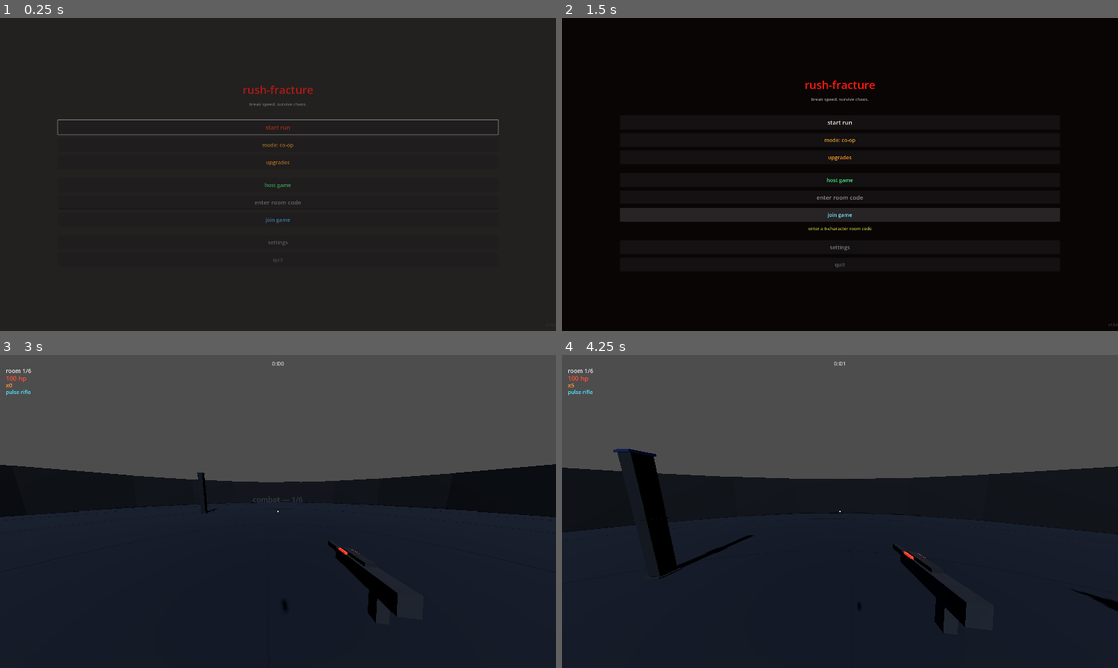
Above: before the commit, frames 1-4 (two rows, left to right).
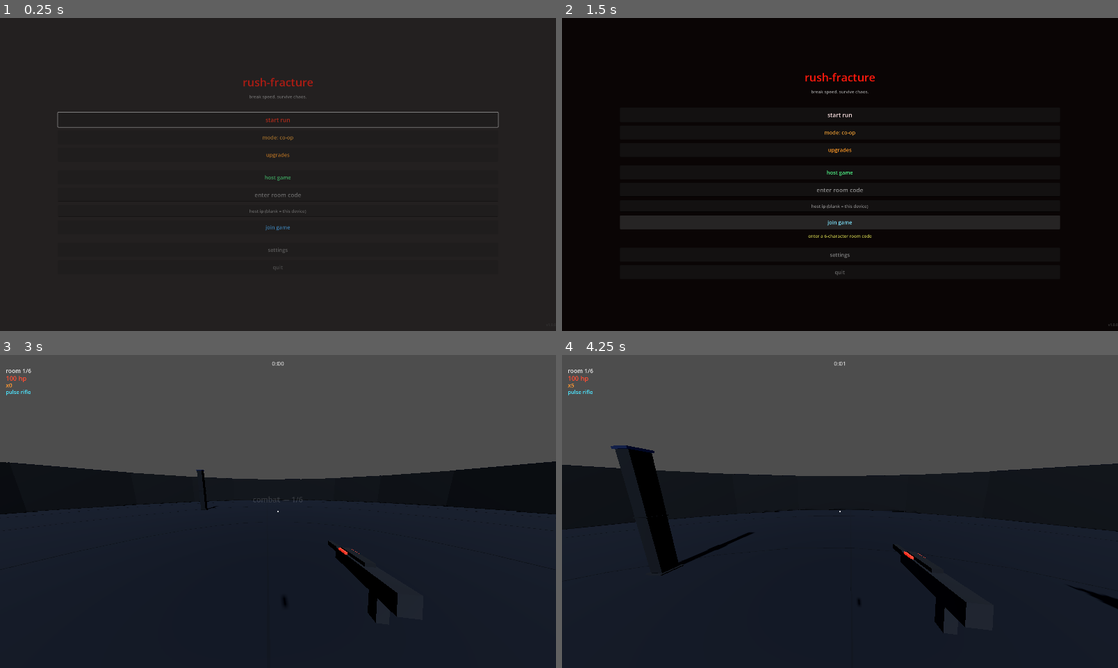
Above: after the commit, the same moments.

Repository: anshuman-krishna/rush-fracture
Game: Godot game, scene res://scenes/main_menu.tscn
Same seed, same stepped clock (60 frames per second), same inputs: the game is played once before the commit and once after it.
Inputs (mouse positions are in pixels of both pictures, inside the frame that each line leads up to):
- Up to frame 1 (0.25 s): no input
- Up to frame 2 (1.5 s): click "host game" at 0.5 s; click "join game" at 1.25 s
- Up to frame 3 (3 s): click "start run" at 2 s; tap Enter at 2.75 s; move the mouse to (305, 511) at 2.77 s; hold W (move_forward) from 2.78 s (still down); tap Shift (dash) at 2.85 s
- Up to frame 4 (4.25 s): keep holding W (move_forward); tap Space (jump) at 3.02, 3.77 s; move the mouse to (812, 511) at 3.52 s; click (812, 511) at 3.6 s

The runs differ from the first frame. In frame 1, 1.7% of the frame differs, in the area x 10-90%, y 19-81%; in frame 2, 4.0%, in the area x 10-90%, y 17-83%; in frame 3, 1.5%; in frame 4, 1.6%.

Commit message:
Fix critical multiplayer, fracture, and elite-room bugs; add deep-dive docs
Rebuild pass 1 of REMAINING.md's critical bugs list:

- Multiplayer join now accepts a real host IP (main_menu IpInput field);
  hosting surfaces the host's LAN IPv4 to share alongside the room code.
  Previously join_by_code() silently defaulted to 127.0.0.1 with no way
  to enter an address, so cross-machine play never actually worked.
- PvP damage is now host-authoritative and actually propagates over the
  network: non-host peers request damage via RPC to the host, which
  applies and rebroadcasts the result to everyone. Previously damage was
  applied only to the caller's local state with no RPC ever sent, so
  PvP silently desynced between real players. Removed the now-redundant
  elimination/match-over RPCs superseded by this change.
- HealthComponent's client-to-host damage RPC now clamps and rate-limits
  incoming damage, closing the trivial one-shot-any-enemy cheat vector
  (full validation against attacker loadout is a larger follow-up).
- Fixed the DOUBLE_SPEED_ENEMIES fracture reverting speed on enemies that
  were never buffed (anything spawned mid-fracture got wrongly halved).
- Fixed the chain-reaction kill explosion aiming from camera crosshair
  instead of the killed enemy's position (kill_position now flows through
  the enemy_killed signal chain instead of being re-derived from aim).
- ELITE_CHAMBER rooms now actually spawn elite enemies (previously only
  plain ELITE rooms set is_elite, chambers got the harder composition
  table but no elite stat bump).
- debug_overlay.gd (F3) now gated behind OS.is_debug_build() so it can't
  leak run/network internals in a release export.
- Removed noise print() calls; gated the useful network diagnostic prints
  behind a debug-only helper. Removed dead commented-out input code and
  translated two leftover non-English comments.
- Corrected an earlier finding: ENEMY_DUPLICATION fracture is not dead,
  it's wired through game_manager's on-kill handler.

Also adds CLAUDE.md (architecture notes), FEATURES.md (verified feature
inventory vs README), and REMAINING.md (full deploy/publish punch list)
from a full deep-dive of the codebase, plus a gitignored testing/ scratch
folder.

Diff:
--- a/game-client/scenes/main_menu.tscn
+++ b/game-client/scenes/main_menu.tscn
@@ -117,6 +117,14 @@
 alignment = 1
 max_length = 6
 
+[node name="IpInput" type="LineEdit" parent="Panel/ContentMargin/Content" unique_id=1529564294]
+custom_minimum_size = Vector2(0, 40)
+layout_mode = 2
+theme_override_font_sizes/font_size = 15
+placeholder_text = "host ip (blank = this device)"
+alignment = 1
+max_length = 45
+
 [node name="JoinButton" type="Button" parent="Panel/ContentMargin/Content" unique_id=1570586175]
 custom_minimum_size = Vector2(0, 48)
 layout_mode = 2
--- a/game-client/scripts/debug_overlay.gd
+++ b/game-client/scripts/debug_overlay.gd
@@ -23,6 +23,8 @@
 
 
 func _unhandled_input(event: InputEvent) -> void:
+	if not OS.is_debug_build():
+		return
 	if event is InputEventKey and event.pressed and event.keycode == KEY_F3:
 		_debug_visible = not _debug_visible
 		visible = _debug_visible
--- a/game-client/scripts/game_manager.gd
+++ b/game-client/scripts/game_manager.gd
@@ -48,7 +48,6 @@
 
 
 func _ready() -> void:
-	print("game manager ready")
 	_profile = PlayerProfile.load_profile()
 	_detect_network()
 	_detect_game_mode()
@@ -336,7 +335,7 @@
 
 # --- combat ---
 
-func _on_weapon_kill() -> void:
+func _on_weapon_kill(kill_position: Vector3) -> void:
 	run_manager.register_kill()
 	upgrade_manager.on_enemy_killed()
 	mutation_manager.on_enemy_killed()
@@ -363,7 +362,7 @@
 	crosshair.show_kill()
 
 	if upgrade_manager.has_chain_reaction:
-		_spawn_kill_explosion()
+		_spawn_kill_explosion(kill_position)
 
 
 func _on_weapon_hit(hit_position: Vector3) -> void:
@@ -1012,19 +1011,10 @@
 		)
 
 
-func _spawn_kill_explosion() -> void:
+func _spawn_kill_explosion(origin: Vector3) -> void:
 	var explosion_radius: float = 4.0
 	var explosion_damage: int = int(weapon_manager.damage * 0.6)
 	var enemies: Array[Node] = get_tree().get_nodes_in_group("enemies")
-	var aim_camera: Camera3D = get_viewport().get_camera_3d()
-	if not aim_camera:
-		return
-
-# project ray origin should return to player's current position and not to the center of the screen
-	var screen_center: Vector2 = get_viewport().get_visible_rect().size / 2
-	var from: Vector3 = aim_camera.project_ray_origin(screen_center)
-	var forward: Vector3 = aim_camera.project_ray_normal(screen_center)
-	var aim_point: Vector3 = from + forward * 20.0
 
 	for enemy in enemies:
 		if not enemy is Node3D or not is_instance_valid(enemy):
@@ -1032,5 +1022,5 @@
 		var health: HealthComponent = enemy.get_node_or_null("HealthComponent") as HealthComponent
 		if not health or not health.is_alive():
 			continue
-		if enemy.global_position.distance_to(aim_point) < explosion_radius:
+		if enemy.global_position.distance_to(origin) < explosion_radius:
 			health.take_damage(explosion_damage)
--- a/game-client/systems/combat/base_weapon.gd
+++ b/game-client/systems/combat/base_weapon.gd
@@ -4,7 +4,7 @@
 # base class for all weapons. defines the shared interface
 # that weapon_manager relies on for type-safe access.
 
-signal enemy_killed
+signal enemy_killed(position: Vector3)
 signal enemy_hit(position: Vector3)
 signal player_hit(target: CharacterBody3D, damage: int)
 
@@ -95,7 +95,7 @@
 		health.take_damage(damage)
 		enemy_hit.emit(hit_pos)
 		if was_alive and not health.is_alive():
-			enemy_killed.emit()
+			enemy_killed.emit(body.global_position)
 
 
 func _get_owner_player() -> CharacterBody3D:
--- a/game-client/systems/combat/beam_emitter.gd
+++ b/game-client/systems/combat/beam_emitter.gd
@@ -123,7 +123,7 @@
 	visual_to = hit_pos
 	_show_beam(visual_from, visual_to)
 
-	# Très important : pas de dégâts si on appelle _fire_beam juste pour le visuel.
+	# important: no damage if _fire_beam is called for the visual only.
 	if effective_damage <= 0:
 		return
 
@@ -152,7 +152,7 @@
 			var was_alive: bool = health.is_alive()
 			health.take_damage(chain_dmg)
 			if was_alive and not health.is_alive():
-				enemy_killed.emit()
+				enemy_killed.emit(enemy.global_position)
 			break
 
 
--- a/game-client/systems/combat/weapon_manager.gd
+++ b/game-client/systems/combat/weapon_manager.gd
@@ -5,7 +5,7 @@
 # forwards signals from active weapon to external systems.
 # preserves upgrade multipliers across weapon switches.
 
-signal enemy_killed
+signal enemy_killed(position: Vector3)
 signal enemy_hit(position: Vector3)
 signal weapon_switched(weapon_name: String)
 
@@ -132,7 +132,7 @@
 	weapons = [pulse, scatter, beam]
 
 	for w: BaseWeapon in weapons:
-		w.enemy_killed.connect(func() -> void: enemy_killed.emit())
+		w.enemy_killed.connect(func(pos: Vector3) -> void: enemy_killed.emit(pos))
 		w.enemy_hit.connect(func(pos: Vector3) -> void: enemy_hit.emit(pos))
 		w.visible = false
 		w.set_process(false)
--- a/game-client/systems/enemy/health_component.gd
+++ b/game-client/systems/enemy/health_component.gd
@@ -6,8 +6,16 @@
 
 @export var max_health: int = 50
 
+# first line of defense against a modified client sending a forged damage rpc
+# (this can't validate against actual weapon state — that would need the host
+# to know the attacker's live loadout — but it kills the trivial one-shot-any-
+# enemy and unlimited-damage-spam versions of the exploit).
+const MAX_DAMAGE_PER_HIT: int = 250
+const MIN_DAMAGE_RPC_INTERVAL_MS: int = 40
+
 var current_health: int
 var _died_triggered: bool = false
+var _last_rpc_damage_ms: int = -MIN_DAMAGE_RPC_INTERVAL_MS
 
 
 func _ready() -> void:
@@ -50,8 +58,13 @@
 
 @rpc("any_peer", "call_remote", "reliable")
 func _rpc_take_damage(amount: int) -> void:
-	if _is_authority():
-		_apply_damage(amount)
+	if not _is_authority():
+		return
+	var now: int = Time.get_ticks_msec()
+	if now - _last_rpc_damage_ms < MIN_DAMAGE_RPC_INTERVAL_MS:
+		return
+	_last_rpc_damage_ms = now
+	_apply_damage(clampi(amount, 0, MAX_DAMAGE_PER_HIT))
 
 
 func is_alive() -> bool:
--- a/game-client/systems/fracture/fracture_manager.gd
+++ b/game-client/systems/fracture/fracture_manager.gd
@@ -15,6 +15,7 @@
 var _original_jump_force: float
 var _explosion_timer: float = 0.0
 var _camera: Camera3D
+var _speed_buffed_enemies: Array[Node] = []
 
 
 func bind(player: CharacterBody3D) -> void:
@@ -131,7 +132,7 @@
 			_player.gravity = _original_gravity
 			_player.jump_force = _original_jump_force
 		FractureDefinitions.FractureType.DOUBLE_SPEED_ENEMIES:
-			_buff_all_enemy_speeds(0.5)
+			_revert_enemy_speeds()
 		FractureDefinitions.FractureType.RANDOM_EXPLOSIONS:
 			_explosion_timer = 0.0
 		FractureDefinitions.FractureType.VISION_DISTORTION:
@@ -139,10 +140,22 @@
 
 
 func _buff_all_enemy_speeds(multiplier: float) -> void:
+	# only enemies alive right now get buffed and tracked for revert — anything
+	# spawned mid-fracture (gauntlet waves, duplication procs) is left alone,
+	# so it never gets wrongly halved when the fracture ends.
+	_speed_buffed_enemies.clear()
 	var enemies: Array[Node] = get_tree().get_nodes_in_group("enemies")
 	for enemy in enemies:
 		if "move_speed" in enemy:
 			enemy.move_speed *= multiplier
+			_speed_buffed_enemies.append(enemy)
+
+
+func _revert_enemy_speeds() -> void:
+	for enemy in _speed_buffed_enemies:
+		if is_instance_valid(enemy) and "move_speed" in enemy:
+			enemy.move_speed *= 0.5
+	_speed_buffed_enemies.clear()
 
 
 func _spawn_random_explosion() -> void:
--- a/game-client/systems/modes/pvp_manager.gd
+++ b/game-client/systems/modes/pvp_manager.gd
@@ -64,9 +64,29 @@
 		return false
 
 	var scaled_damage: int = _game_mode.get_pvp_damage(base_damage)
+
+	if _is_networked() and not _is_host():
+		# non-host: request the host apply this authoritatively rather than
+		# mutating shared pvp state locally — closes both the "damage never
+		# leaves this machine" bug and the "any peer can forge damage" hole.
+		_rpc_request_pvp_damage.rpc_id(1, target_peer, scaled_damage, attacker_peer)
+		return true
+
 	_apply_pvp_damage(target_peer, scaled_damage, attacker_peer)
+	if _is_networked():
+		_rpc_pvp_damage.rpc(target_peer, scaled_damage, attacker_peer)
 
 	return true
+
+
+func _is_networked() -> bool:
+	return multiplayer and multiplayer.has_multiplayer_peer()
+
+
+func _is_host() -> bool:
+	if not _is_networked():
+		return true
+	return multiplayer.is_server()
 
 
 func _apply_pvp_damage(target_peer: int, damage: int, attacker_peer: int) -> void:
@@ -121,19 +141,27 @@
 	return player.get_multiplayer_authority()
 
 
+## sent by any peer to the host, requesting damage be applied authoritatively.
+## the host validates and applies, then rebroadcasts via _rpc_pvp_damage below
+## so every peer's local pvp state converges on the host's decision.
+@rpc("any_peer", "call_remote", "reliable")
+func _rpc_request_pvp_damage(target_peer: int, damage: int, attacker_peer: int) -> void:
+	if not _is_host():
+		return
+	if not _active or target_peer in _eliminated:
+		return
+	_apply_pvp_damage(target_peer, damage, attacker_peer)
+	_rpc_pvp_damage.rpc(target_peer, damage, attacker_peer)
+
+
+## authoritative result broadcast from the host to every peer. only the host
+## may originate this meaningfully (non-host callers are ignored) — clients
+## request damage via _rpc_request_pvp_damage instead of calling this directly.
 @rpc("any_peer", "call_remote", "reliable")
 func _rpc_pvp_damage(target_peer: int, damage: int, attacker_peer: int) -> void:
 	if not _active:
 		return
+	var sender: int = multiplayer.get_remote_sender_id() if _is_networked() else 1
+	if sender != 1:
+		return
 	_apply_pvp_damage(target_peer, damage, attacker_peer)
-
-
-@rpc("authority", "call_remote", "reliable")
-func _rpc_pvp_elimination(eliminated_peer: int, killer_peer: int) -> void:
-	_eliminated[eliminated_peer] = true
-	player_eliminated.emit(eliminated_peer)
-
-
-@rpc("authority", "call_remote", "reliable")
-func _rpc_match_over(winner_peer: int) -> void:
-	match_over.emit(winner_peer)
--- a/game-client/systems/network/network_manager.gd
+++ b/game-client/systems/network/network_manager.gd
@@ -23,8 +23,9 @@
 var room_code: String = ""
 
 
-func _ready() -> void:
-	print("network manager ready")
+func _debug_log(msg: String) -> void:
+	if OS.is_debug_build():
+		print(msg)
 
 
 func is_ready() -> bool:
@@ -87,7 +88,7 @@
 	mp.peer_connected.connect(_on_peer_connected)
 	mp.peer_disconnected.connect(_on_peer_disconnected)
 
-	print("hosting with code %s on port %d — peer id: %d" % [room_code, port, local_peer_id])
+	_debug_log("hosting with code %s on port %d — peer id: %d" % [room_code, port, local_peer_id])
 	connection_succeeded.emit()
 	return OK
 
@@ -118,7 +119,7 @@
 	mp.peer_connected.connect(_on_peer_connected)
 	mp.peer_disconnected.connect(_on_peer_disconnected)
 
-	print("joining %s:%d" % [address, port])
+	_debug_log("joining %s:%d" % [address, port])
 	return OK
 
 
@@ -128,7 +129,7 @@
 		push_error("invalid room code: %s" % room_code)
 		return ERR_INVALID_PARAMETER
 	var port: int = code_to_port(room_code)
-	print("joining room %s → %s:%d" % [room_code, address, port])
+	_debug_log("joining room %s → %s:%d" % [room_code, address, port])
 	return join_game(address, port)
 
 
@@ -145,7 +146,7 @@
 	room_code = ""
 
 	_disconnect_signals()
-	print("disconnected")
+	_debug_log("disconnected")
 
 
 func is_host() -> bool:
@@ -211,7 +212,7 @@
 	state = State.CONNECTED
 	local_peer_id = mp.get_unique_id()
 	connected_peers.append(local_peer_id)
-	print("connected as peer %d" % local_peer_id)
+	_debug_log("connected as peer %d" % local_peer_id)
 	connection_succeeded.emit()
 
 
@@ -219,7 +220,7 @@
 	state = State.OFFLINE
 	local_peer_id = 0
 	room_code = ""
-	print("connection failed")
+	_debug_log("connection failed")
 	connection_failed.emit()
 	_disconnect_signals()
 
@@ -229,7 +230,7 @@
 	local_peer_id = 0
 	connected_peers.clear()
 	room_code = ""
-	print("server disconnected")
+	_debug_log("server disconnected")
 	server_disconnected.emit()
 	_disconnect_signals()
 
@@ -237,13 +238,13 @@
 func _on_peer_connected(id: int) -> void:
 	if id not in connected_peers:
 		connected_peers.append(id)
-	print("peer connected: %d" % id)
+	_debug_log("peer connected: %d" % id)
 	player_connected.emit(id)
 
 
 func _on_peer_disconnected(id: int) -> void:
 	connected_peers.erase(id)
-	print("peer disconnected: %d" % id)
+	_debug_log("peer disconnected: %d" % id)
 	player_disconnected.emit(id)
 
 
--- a/game-client/systems/player/player_controller.gd
+++ b/game-client/systems/player/player_controller.gd
@@ -67,30 +67,11 @@
 	return get_node_or_null("/root/Main/PlayerManager") as PlayerManager
 
 
-#func _unhandled_input(event: InputEvent) -> void:
-	#if not _is_local_authority():
-		#return
-#
-	#if event is InputEventMouseMotion:
-		#rotate_y(-event.screen_relative.x * mouse_sensitivity)
-		#print("mouse motion received: ", event.screen_relative)
-#
-		#var y_input: float = -event.screen_relative.y * mouse_sensitivity
-		#if invert_mouse_y:
-			#y_input = -y_input
-#
-		#head.rotate_x(y_input)
-		#head.rotation.x = clamp(head.rotation.x, -PI / 2, PI / 2)
-
-	# escape is handled by pause_menu — don't override here
-
 func _input(event: InputEvent) -> void:
 	if not _is_local_authority():
 		return
 
 	if event is InputEventMouseMotion:
-		#print("mouse motion received: ", event.screen_relative)
-
 		rotate_y(-event.screen_relative.x * mouse_sensitivity)
 
 		var y_input: float = -event.screen_relative.y * mouse_sensitivity
--- a/game-client/systems/rooms/room_controller.gd
+++ b/game-client/systems/rooms/room_controller.gd
@@ -101,7 +101,10 @@
 
 func _spawn_enemies(room: RunData.RoomData) -> void:
 	var count: int = room.enemy_budget
-	var is_elite: bool = room.type == RoomDefinitions.RoomType.ELITE
+	# ELITE rooms get one elite unit; ELITE_CHAMBER is a room fully dedicated
+	# to elites, so every spawned enemy there is elite.
+	var is_elite_room: bool = room.type == RoomDefinitions.RoomType.ELITE
+	var is_full_elite_room: bool = room.type == RoomDefinitions.RoomType.ELITE_CHAMBER
 	var composition: Array[EnemyTypes.Type] = EnemyComposition.get_composition(room.type, room.difficulty, count)
 	enemies_alive = 0
 
@@ -115,7 +118,8 @@
 		instance.name = "Enemy_%d" % i
 		instance.global_position = _get_spawn_position()
 
-		_scale_enemy(instance, room.difficulty, is_elite and i == 0)
+		var elite_unit: bool = is_full_elite_room or (is_elite_room and i == 0)
+		_scale_enemy(instance, room.difficulty, elite_unit)
 
 		# apply cursed enemy speed bonus
 		var speed_bonus: float = room.metadata.get("enemy_speed_bonus", 0.0)
--- a/game-client/systems/ui/main_menu.gd
+++ b/game-client/systems/ui/main_menu.gd
@@ -10,6 +10,7 @@
 @onready var quit_button: Button = $Panel/ContentMargin/Content/QuitButton
 @onready var host_button: Button = $Panel/ContentMargin/Content/HostButton
 @onready var code_input: LineEdit = $Panel/ContentMargin/Content/CodeInput
+@onready var ip_input: LineEdit = $Panel/ContentMargin/Content/IpInput
 @onready var join_button: Button = $Panel/ContentMargin/Content/JoinButton
 @onready var status_label: Label = $Panel/ContentMargin/Content/StatusLabel
 @onready var mode_button: Button = $Panel/ContentMargin/Content/ModeButton
@@ -25,7 +26,6 @@
 
 
 func _ready() -> void:
-	print("main menu ready")
 	Input.mouse_mode = Input.MOUSE_MODE_VISIBLE
 
 	# apply saved settings on startup
@@ -71,7 +71,6 @@
 
 
 func _on_start() -> void:
-	print("starting game — mode: %s" % _game_mode_manager.get_mode_name())
 	_game_mode_manager.set_mode(_selected_mode)
 
 	# solo mode — clean up network manager
@@ -86,36 +85,64 @@
 
 
 func _on_host() -> void:
-	print("hosting game")
 	status_label.text = "creating room..."
 	status_label.visible = true
 	var err: Error = _network_manager.host_game()
 	if err != OK:
 		status_label.text = "failed to host: %s" % error_string(err)
 		return
-	status_label.text = "room code: %s — share this code" % _network_manager.room_code
+	var local_ip: String = _get_local_lan_ip()
+	if local_ip != "":
+		status_label.text = "code: %s  ip: %s — share both with other players" % [_network_manager.room_code, local_ip]
+	else:
+		status_label.text = "room code: %s — share this code" % _network_manager.room_code
 	join_button.disabled = true
 	host_button.disabled = true
 	code_input.text = _network_manager.room_code
 	code_input.editable = false
+	ip_input.editable = false
 	start_button.text = "start run (host)"
 
 
 func _on_join() -> void:
-	print("joining game")
 	var code: String = code_input.text.strip_edges().to_upper()
 	if code.length() != NetworkManager.CODE_LENGTH:
 		status_label.text = "enter a %d-character room code" % NetworkManager.CODE_LENGTH
 		status_label.visible = true
 		return
-	status_label.text = "connecting with code %s..." % code
+	var address: String = ip_input.text.strip_edges()
+	if address == "":
+		address = "127.0.0.1"
+	status_label.text = "connecting to %s with code %s..." % [address, code]
 	status_label.visible = true
-	var err: Error = _network_manager.join_by_code(code)
+	var err: Error = _network_manager.join_by_code(code, address)
 	if err != OK:
 		status_label.text = "failed to connect: %s" % error_string(err)
 		return
 	host_button.disabled = true
 	join_button.disabled = true
+	ip_input.editable = false
+
+
+func _get_local_lan_ip() -> String:
+	# best-effort LAN ip for the host to share — prefers private-range ipv4,
+	# falls back to empty (caller shows the code alone) if nothing usable is found.
+	for addr: String in IP.get_local_addresses():
+		if addr == "127.0.0.1" or addr.begins_with("169.254.") or ":" in addr:
+			continue
+		if addr.begins_with("192.168.") or addr.begins_with("10.") or _is_172_private(addr):
+			return addr
+	return ""
+
+
+func _is_172_private(addr: String) -> bool:
+	if not addr.begins_with("172."):
+		return false
+	var parts: PackedStringArray = addr.split(".")
+	if parts.size() < 2:
+		return false
+	var second: int = parts[1].to_int()
+	return second >= 16 and second <= 31
 
 
 func _on_connection_succeeded() -> void:
@@ -126,10 +153,11 @@
 
 
 func _on_connection_failed() -> void:
-	status_label.text = "connection failed — check code and try again"
+	status_label.text = "connection failed — check code, ip, and try again"
 	host_button.disabled = false
 	join_button.disabled = false
 	code_input.editable = true
+	ip_input.editable = true
 
 
 func _on_mode_cycle() -> void:
Not shown, added: FEATURES.md
Not shown, added: REMAINING.md
